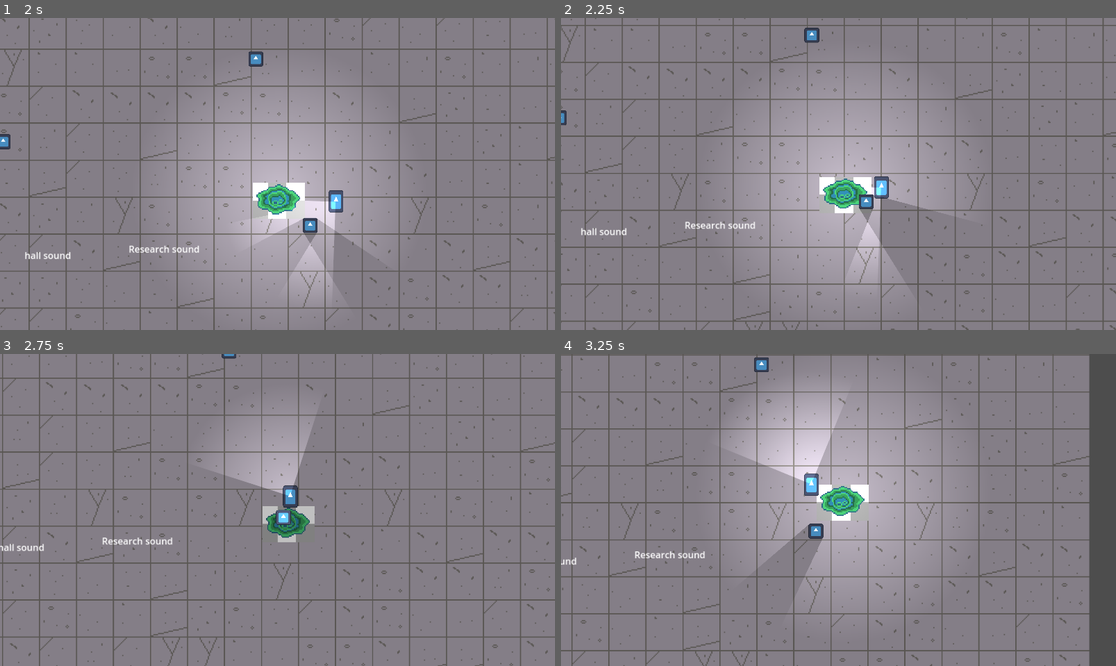
Above: before the commit, frames 1-4 (two rows, left to right).
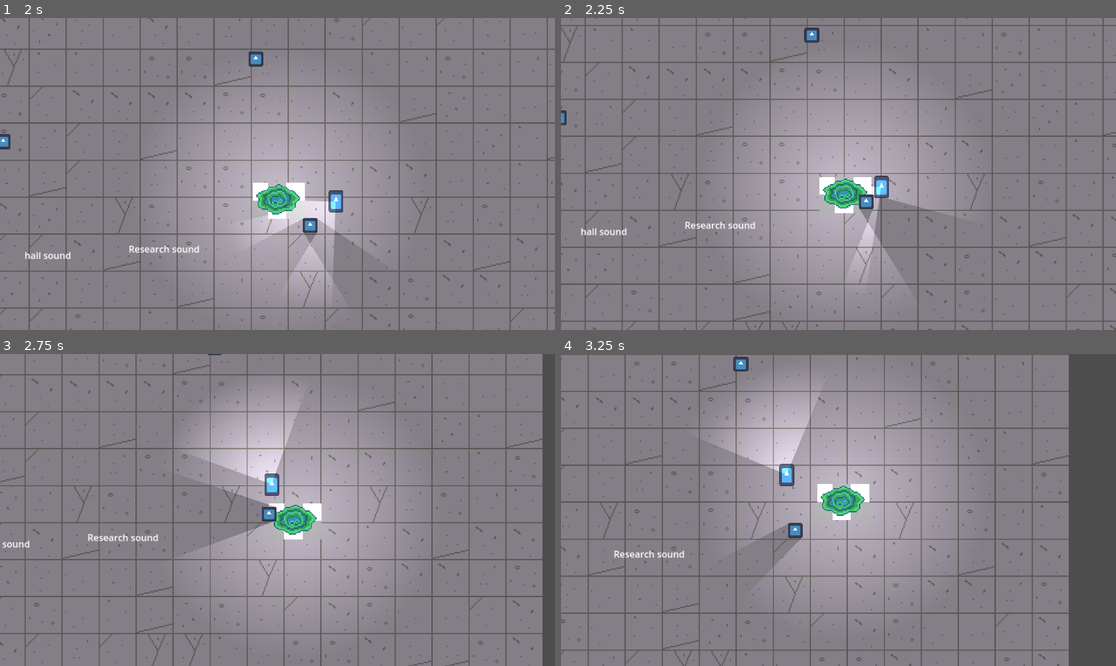
Above: after the commit, the same moments.

Repository: GeometricParrot/GMTK-2023-godot-horror
Game: Godot game, scene res://World/world.tscn
Same seed, same stepped clock (60 frames per second), same inputs: the game is played once before the commit and once after it. The engine's default icon, where the game draws it, is replaced by a stand-in: a white triangle on a blue panel in a dark square.
Inputs:
- Up to frame 1 (2 s): hold D (right) 0.53-1.28 s; hold S (down) from 1.28 s (still down)
- Up to frame 2 (2.25 s): release S (down) at 2.03 s; hold D (right) from 2.03 s (still down)
- Up to frame 3 (2.75 s): keep holding D (right)
- Up to frame 4 (3.25 s): release D (right) at 2.78 s; hold W (up) from 2.78 s (still down)

Frame 1 is identical in both runs. In frame 2, 0.2% of the frame differs, in the area x 53-59%, y 50-78%; in frame 3, 29%, in the area x 0-100%, y 0-100%; in frame 4, 18%.

Commit message:
Update Waypoint NPC.gd

Diff:
--- a/NPCs/Waypoint NPC.gd
+++ b/NPCs/Waypoint NPC.gd
@@ -4,7 +4,12 @@
 
 var currentWaypoint: int
 var direction: Vector2 = Vector2(0,0)
-var accel = 0.1
+
+
+@export_range(0.01, 0.5, 0.01) var accel = 0.1
+@export_range(20, 300, 5) var maxSpeed = 100.0
+@export var waypointThreshold = 40
+
 @onready var flashlight = $PointLight2D
 
 # Called when the node enters the scene tree for the first time.
@@ -14,18 +19,23 @@
 
 # Called every frame. 'delta' is the elapsed time since the previous frame.
 func _process(delta):
+	follow_waypoint(delta)
+	move_and_slide()
+
+
+
+func follow_waypoint(delta):
 	if way_array.size() != 0 and way_array[currentWaypoint] != null:
 
-		var angleToPoint = get_angle_to(way_array[currentWaypoint].global_position)
-		direction = direction.lerp( Vector2.RIGHT.rotated(angleToPoint) *100, accel)
+		var pointPos = way_array[currentWaypoint].global_position
+		direction = direction.lerp( Vector2.RIGHT.rotated(get_angle_to(pointPos)) * maxSpeed, accel)
 
 		velocity = direction
 		flashlight.rotation = direction.angle() - PI/4
 
-		if abs(way_array[currentWaypoint].global_position - global_position).length() < 30:
+		# when close to waypoint
+		if abs(pointPos - global_position).length() < waypointThreshold:
 			if currentWaypoint != way_array.size() - 1:
 				currentWaypoint += 1
 			else:
 				currentWaypoint = 0
-
-		move_and_slide()
